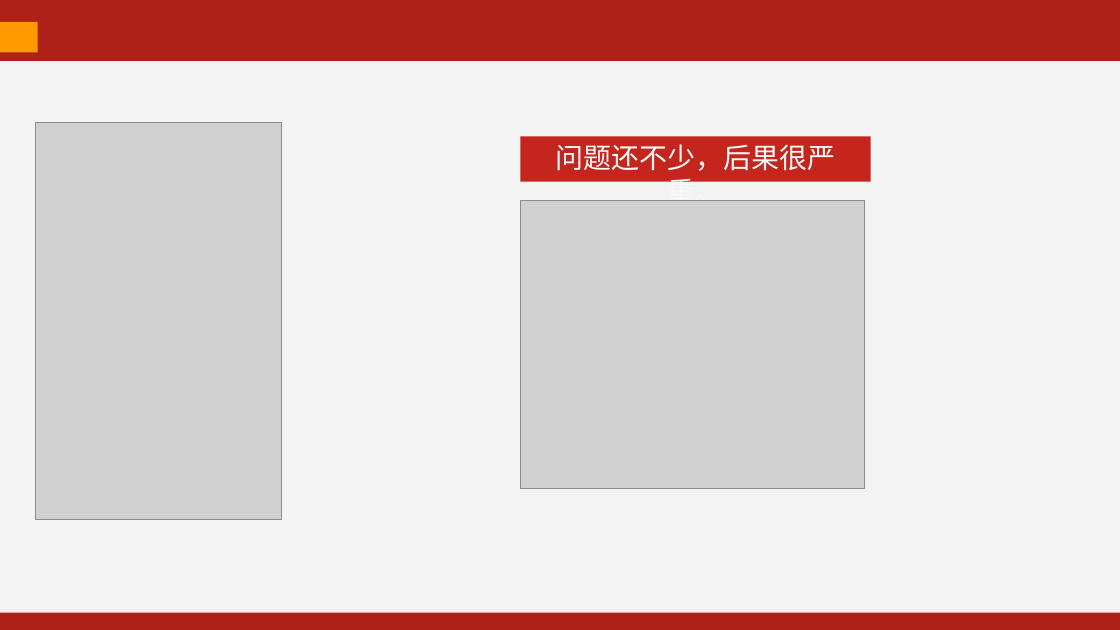
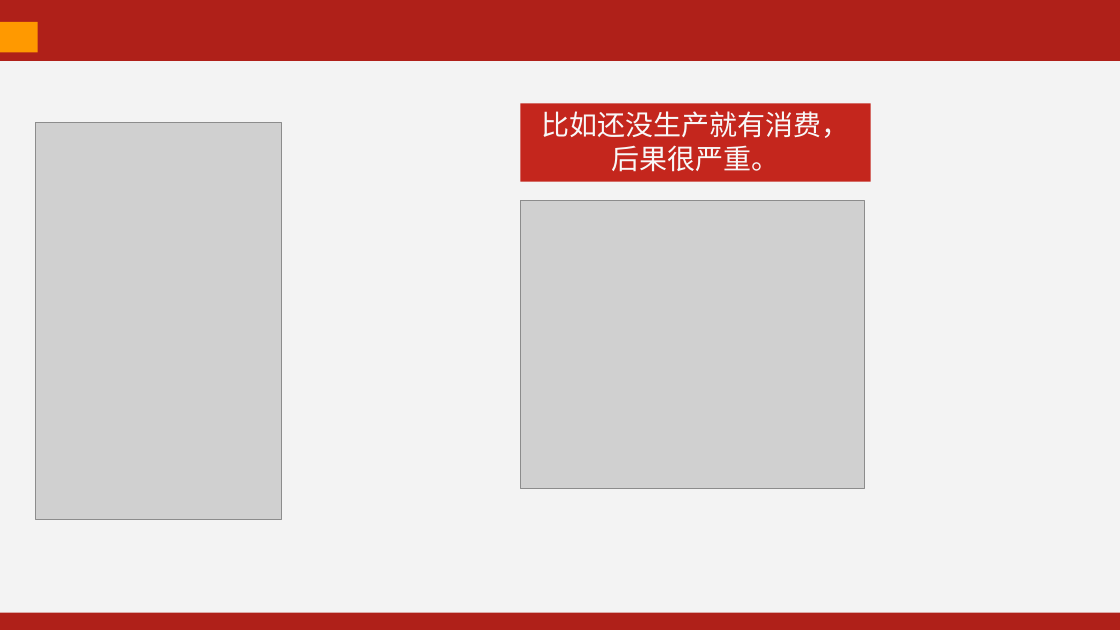
Before and after one commit to kevinjoyce/JavaCourseWare, a slide deck: slide 18 of PPT/每次课PPT/06 线程-2.pptx. Drawn at 1120x630 pixels with LibreOffice and Linux fonts; fonts in the diff are those of the drawing; grey boxes stand for pictures. Boxes give left, top, right and bottom in pixels: in the first picture for what was removed or moved away, otherwise in the second. Text is boxed around its words. In the diff, an @@ line names an element or a change of style, - is before the commit and + after.

```diff
--- a/PPT/每次课PPT/06 线程-2.pptx
+++ b/PPT/每次课PPT/06 线程-2.pptx
@@ rectangle "比如还没生产就有消费，后果很严重。": place and size @@
-rectangle "比如还没生产就有消费，后果很严重。" at <box>521,136,871,181</box>
+rectangle "比如还没生产就有消费，后果很严重。" at <box>521,103,871,181</box>
@@ text in rectangle at <box>542,111,850,172</box>: text changed @@
-问题还不少，后果很严重。
+比如还没生产就有消费，后果很严重。
```
Also in this commit, not shown: 2 other slides changed, 1 other file.
